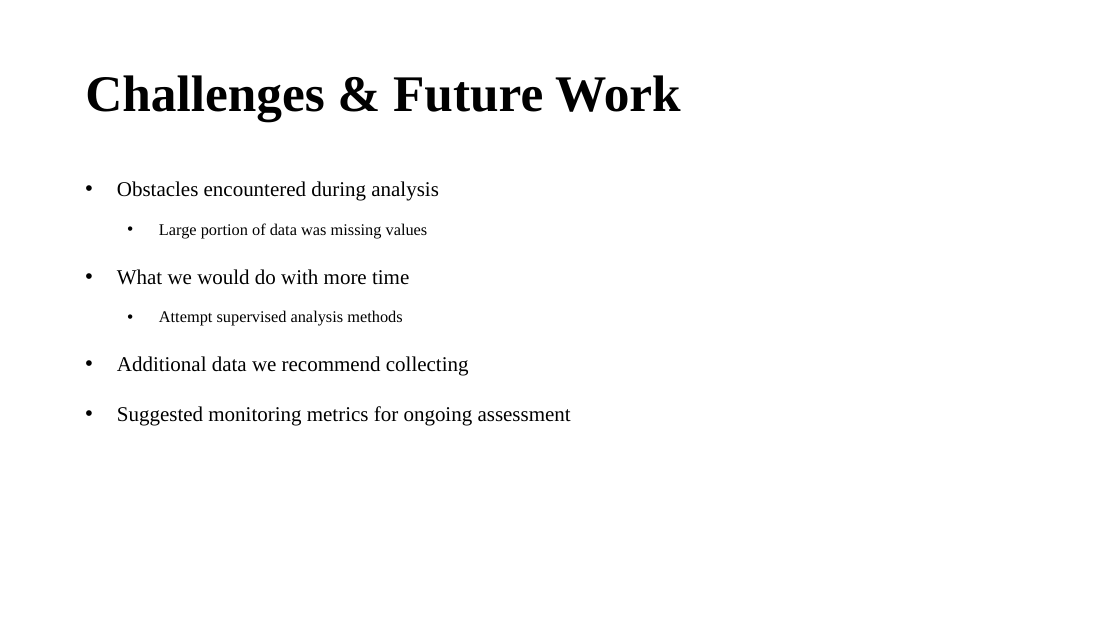
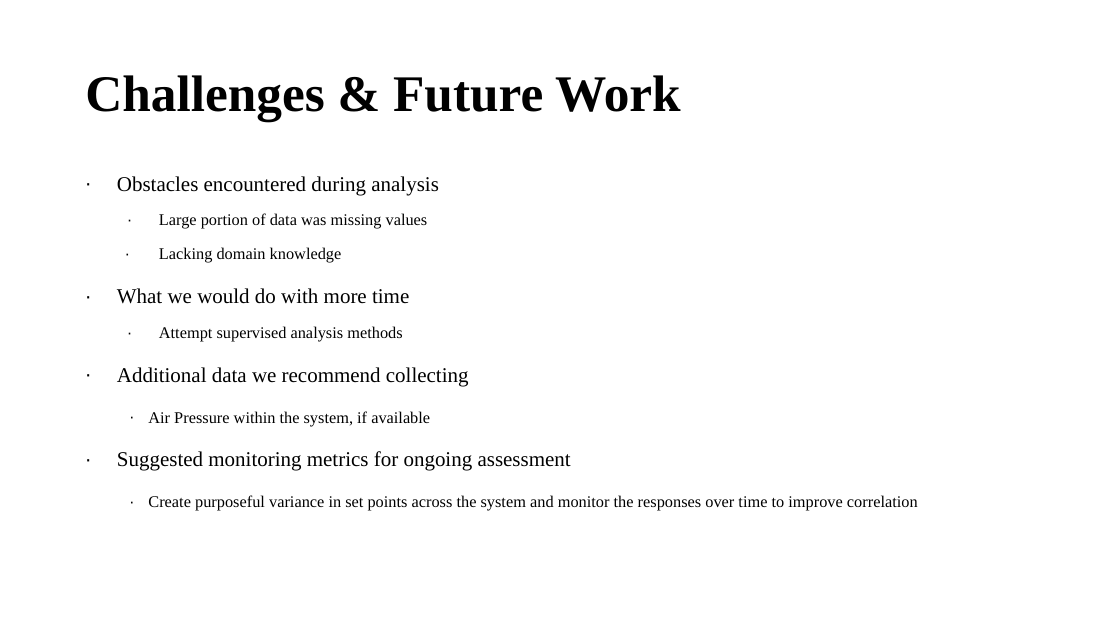
Before and after one commit to west-bri/HVACFinal, a slide deck: slide 9 of HVAC_Final_Presentation.pptx. Drawn at 1120x630 pixels with LibreOffice and Linux fonts; fonts in the diff are those of the drawing. Boxes give left, top, right and bottom in pixels: in the first picture for what was removed or moved away, otherwise in the second. Text is boxed around its words. In the diff, an @@ line names an element or a change of style, - is before the commit and + after.

```diff
--- a/HVAC_Final_Presentation.pptx
+++ b/HVAC_Final_Presentation.pptx
@@ text at [117,176,571,471]: bullet • to ∙; line spacing 1.15 to 0.95; less space between paragraphs @@
@@ text at [159,247,342,263]: paragraph added @@
+  ∙ Lacking domain knowledge
@@ text at [148,411,430,426]: paragraph added @@
+  ∙ Air Pressure within the system, if available
@@ text at [148,495,918,511]: paragraph added @@
+  ∙ Create purposeful variance in set points across the system and monitor the responses over time to improve correlation
```
Also in this commit, not shown: 7 other slides changed, 2 slides added, 2 slides removed.
